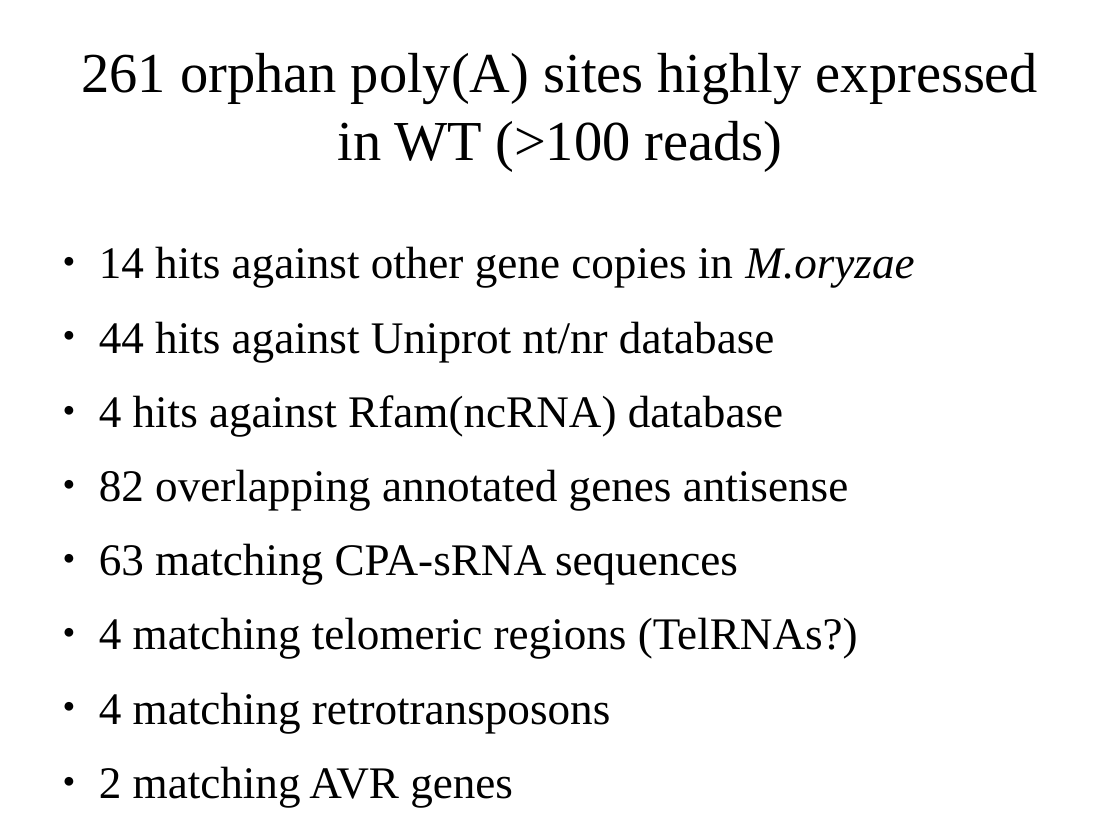
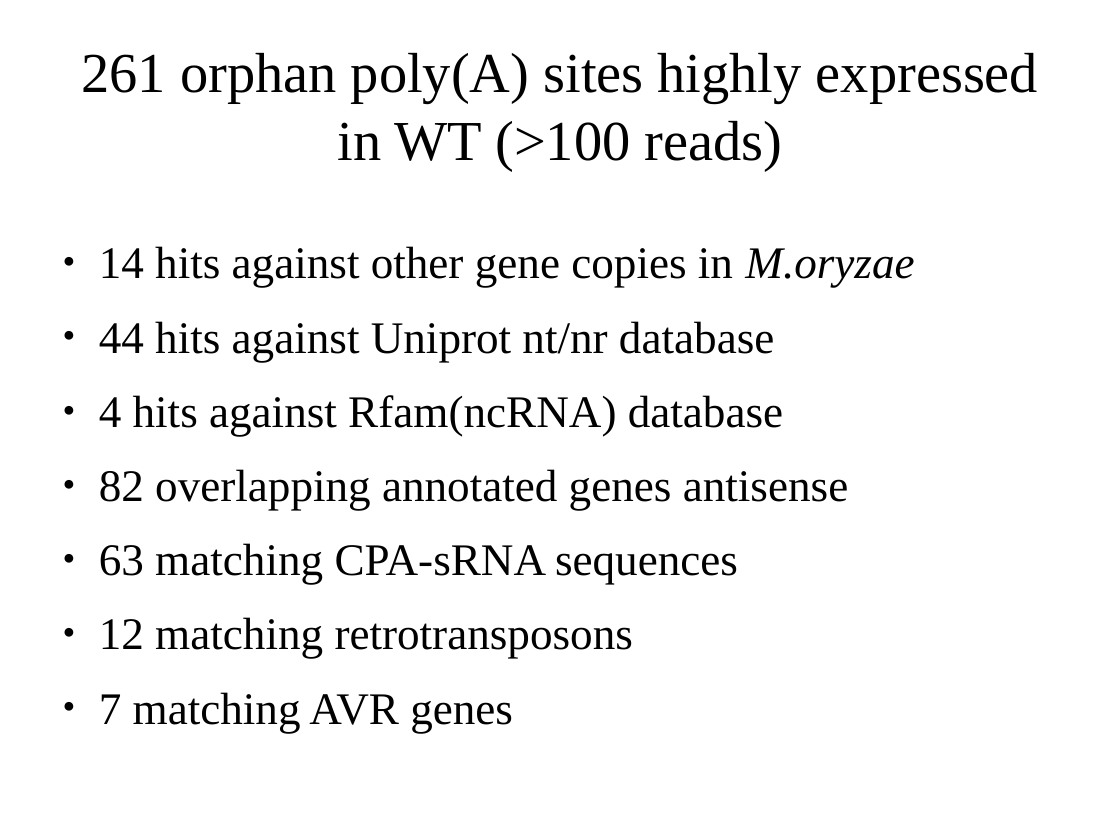
Before and after one commit to wilkinsonlab/m-oryzae-polya, a slide deck: slide 17 of doc/oryzae_presentation.odp. Drawn at 1120x840 pixels with LibreOffice and Linux fonts; fonts in the diff are those of the drawing. Boxes give left, top, right and bottom in pixels: in the first picture for what was removed or moved away, otherwise in the second. Text is boxed around its words. In the diff, an @@ line names an element or a change of style, - is before the commit and + after.

```diff
--- a/doc/oryzae_presentation.odp
+++ b/doc/oryzae_presentation.odp
@@ text at box(99, 617, 633, 733): text changed @@
-● 4 matching telomeric regions (TelRNAs?)
-● 4 matching retrotransposons
-● 2 matching AVR genes
+● 12 matching retrotransposons
+● 7 matching AVR genes
```
Also in this commit, not shown: 11 other slides changed, 5 other files.
